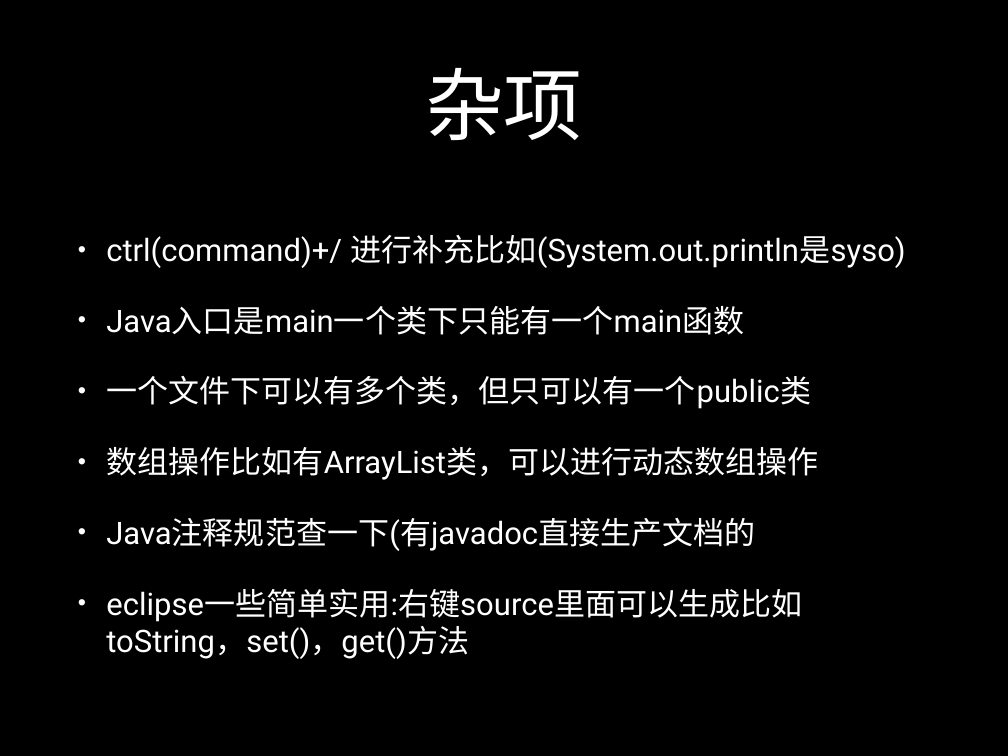
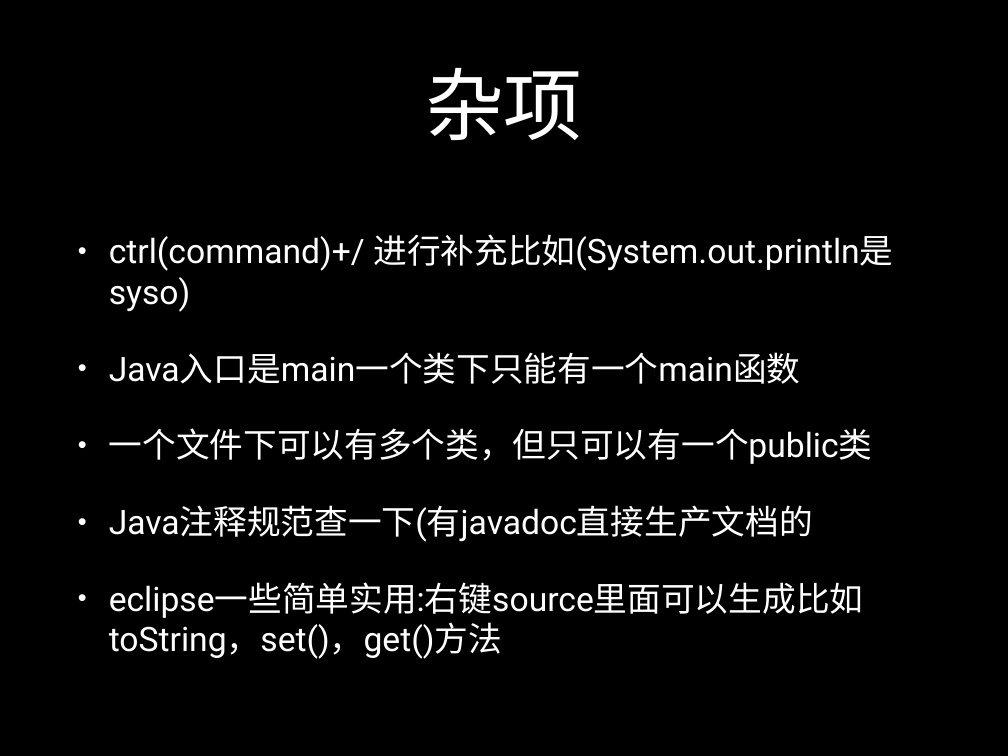
Before and after one commit to luxxxxxx/SummerCamp2016, a slide deck: slide 5 of src/Java/java1.pptx (slide 6 before the commit). Drawn at 1008x756 pixels with LibreOffice and Linux fonts; fonts in the diff are those of the drawing. Boxes give left, top, right and bottom in pixels: in the first picture for what was removed or moved away, otherwise in the second. Text is boxed around its words. In the diff, an @@ line names an element or a change of style, - is before the commit and + after.

```diff
--- a/src/Java/java1.pptx
+++ b/src/Java/java1.pptx
@@ text "ctrl(command)+/ 进行补充比如(System.out.println是syso)" at bbox=[109, 234, 893, 659]: size 31.5 to 34.2 pt; indent changed; more space between paragraphs @@
@@ text at bbox=[106, 447, 818, 480]: paragraph removed @@
-• 数组操作比如有ArrayList类，可以进行动态数组操作
```
Also in this commit, not shown: 5 other slides changed, 10 slides added, 1 other file.
